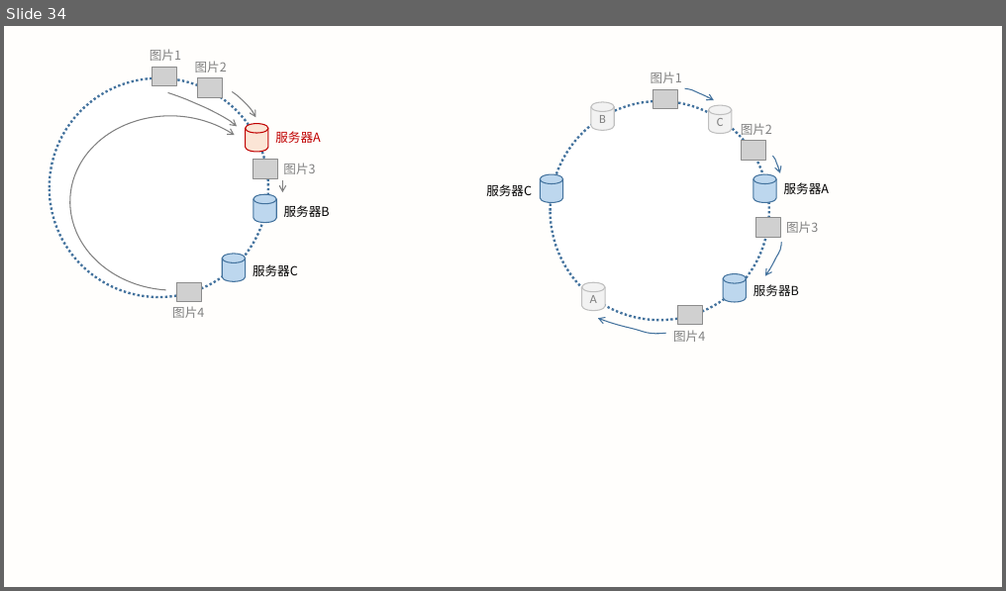
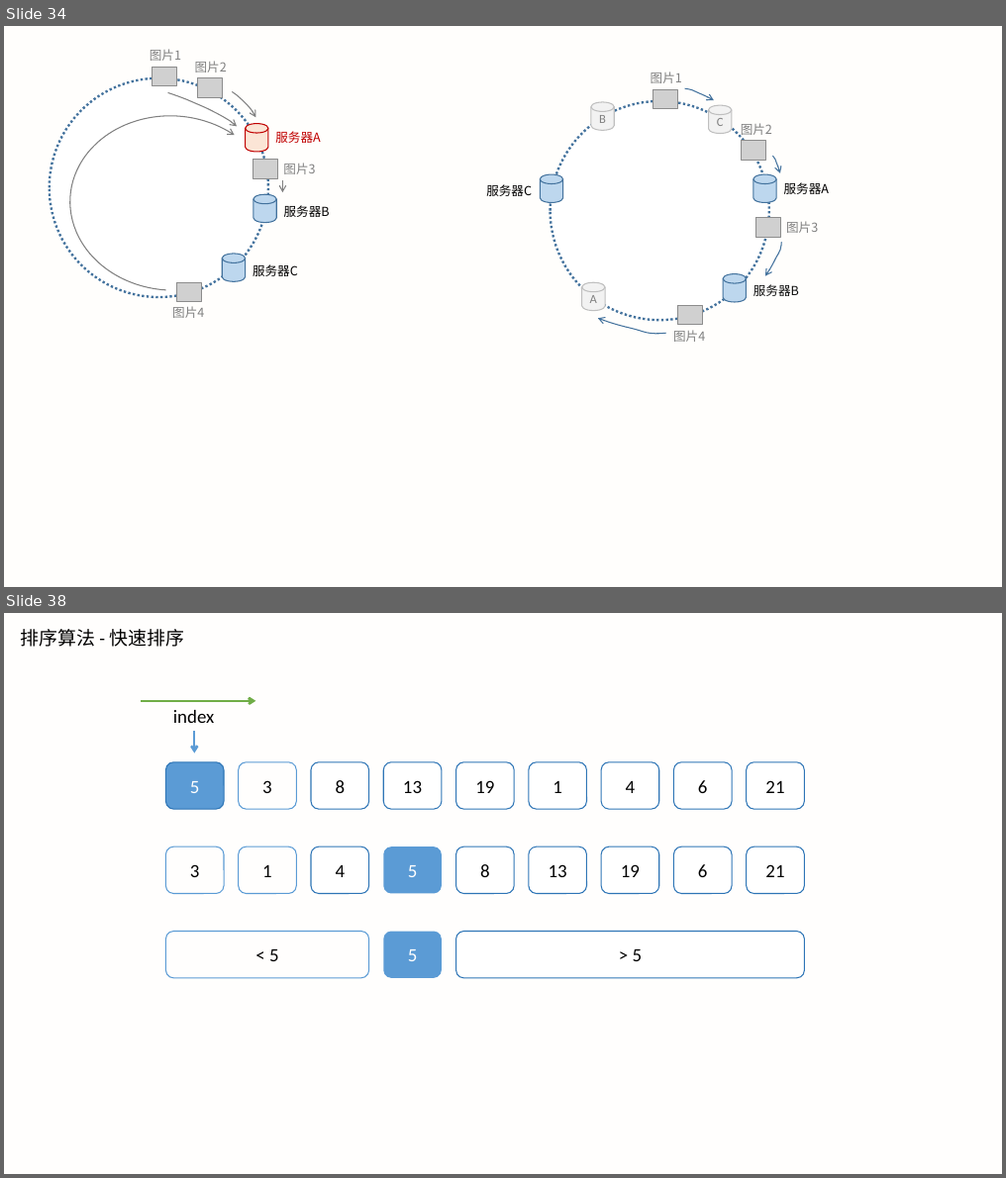
Before and after one commit to LXMAJS/Documents, a slide deck: ForceTree/数据结构和算法/数据结构与算法之美/Images/数据结构与算法之美_笔记配图.pptx. Shown one above the other, each under a label of ours: slide 34 before the commit, slides 34 and 38 after it; the slides between them are not shown. The pictures are 1006x591 and 1006x1178 pixels, drawn with LibreOffice and Linux fonts; fonts in the diff are those of the drawing; grey boxes stand for pictures. Boxes give left, top, right and bottom in pixels: in the first picture for what was removed or moved away, otherwise in the second. Text is boxed around its words. In the diff, an @@ line names an element or a change of style, - is before the commit and + after.

Commit message:
[feature] 算法复习-排序算法

```diff
--- a/ForceTree/数据结构和算法/数据结构与算法之美/Images/数据结构与算法之美_笔记配图.pptx
+++ b/ForceTree/数据结构和算法/数据结构与算法之美/Images/数据结构与算法之美_笔记配图.pptx
@@ slide 38 added at bbox=[4, 613, 1002, 1174], background #FFF2CC at 4% opacity @@
@@ text added at bbox=[20, 629, 184, 647], 18 pt, text #000000 @@
+排序算法 - 快速排序
@@ arrow added from (141, 701) to (255, 701), #70AD47 2.25 pt @@
@@ text added at bbox=[173, 710, 214, 723], 18 pt, text #000000 @@
+index
@@ arrow added from (194, 731) to (194, 753), #5B9BD5 2.25 pt @@
@@ group added at bbox=[165, 761, 805, 809]: 9 rounded rectangles @@
+5
+3
+8
+13
+19
+1
+4
+6
+21
@@ group added at bbox=[165, 847, 805, 894]: 9 rounded rectangles @@
+3
+1
+4
+5
+8
+13
+19
+6
+21
@@ rounded rectangle added at bbox=[165, 931, 368, 978], outline #5B9BD5 1 pt, 18 pt, text #000000 @@
+< 5
@@ rounded rectangle added at bbox=[383, 931, 442, 978], fill #5B9BD5, 18 pt, text #FFFFFF @@
+5
@@ rounded rectangle added at bbox=[456, 931, 804, 978], fill #FFFFFF, outline #2E75B6 1 pt, 18 pt, text #000000 @@
+> 5
```
Also in this commit, not shown: 7 other slides added, 15 other files.
